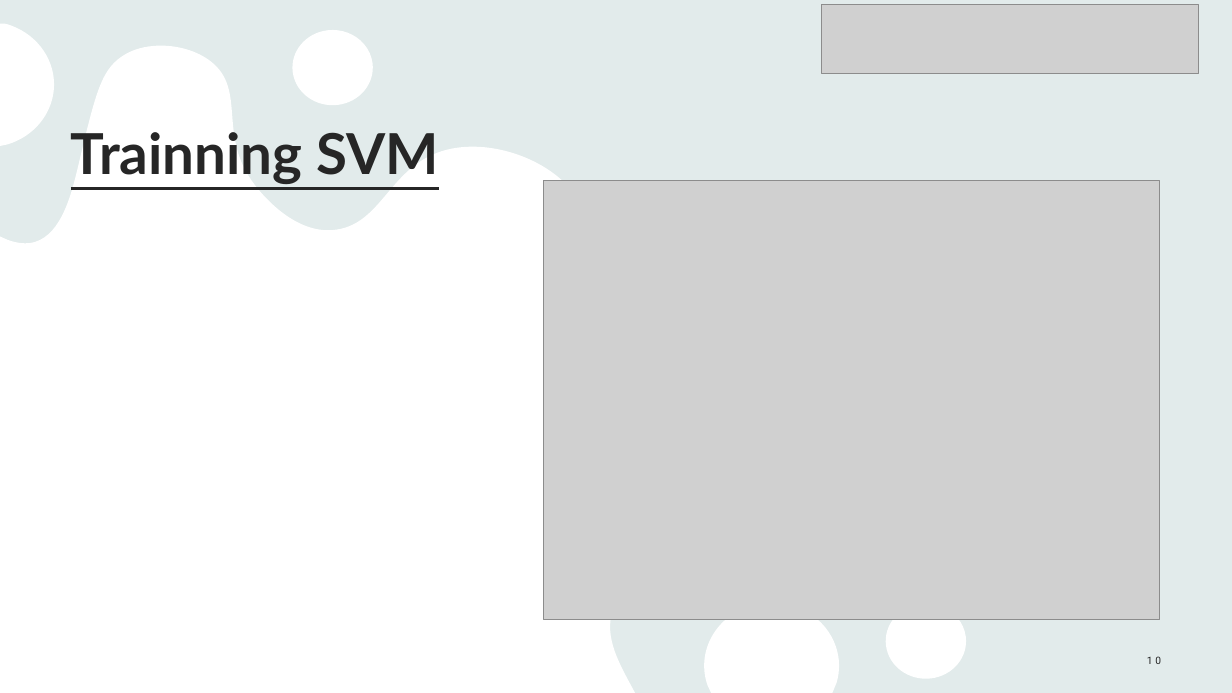
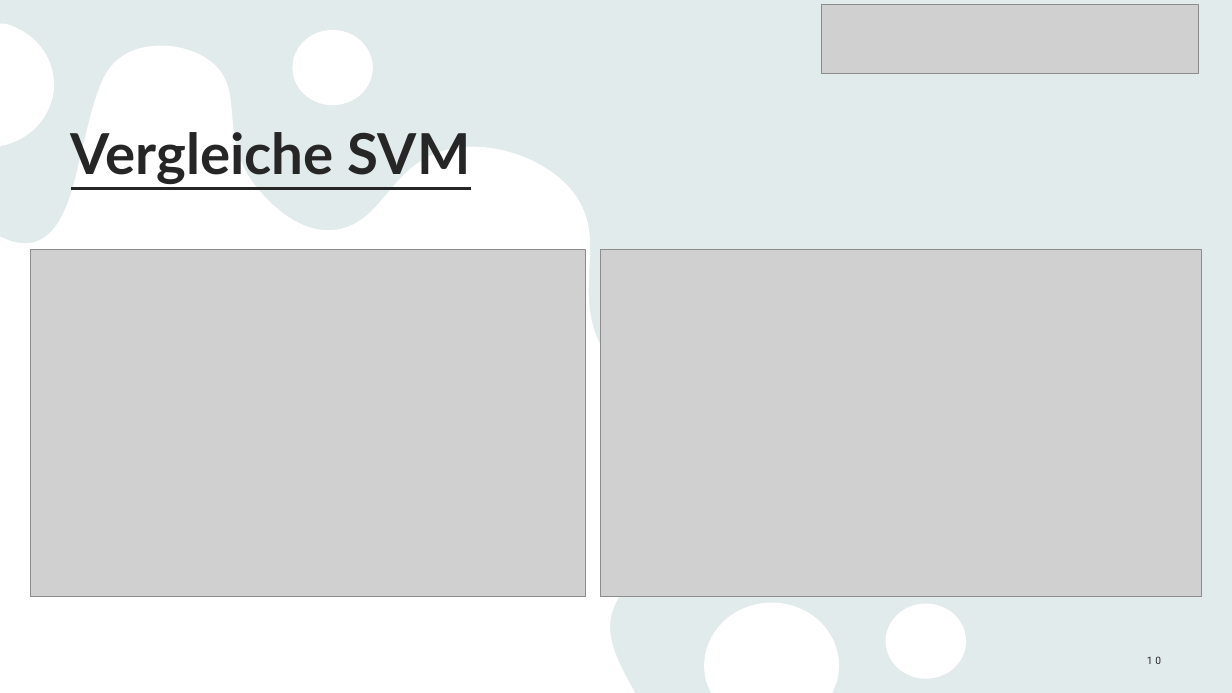
Before and after one commit to Linelle-7/Sprecherkennung-Deep-Learning-, a slide deck: slide 10 of 2025-02-12_Voice_Recognition_FinalPresentation.pptx. Drawn at 1232x693 pixels with LibreOffice and Linux fonts; fonts in the diff are those of the drawing; grey boxes stand for pictures. Boxes give left, top, right and bottom in pixels: in the first picture for what was removed or moved away, otherwise in the second. Text is boxed around its words. In the diff, an @@ line names an element or a change of style, - is before the commit and + after.

```diff
--- a/2025-02-12_Voice_Recognition_FinalPresentation.pptx
+++ b/2025-02-12_Voice_Recognition_FinalPresentation.pptx
@@ title at (x1=71, y1=132, x2=471, y2=184): text changed @@
-Trainning SVM
+Vergleiche SVM
@@ picture added at (x1=31, y1=250, x2=586, y2=596) @@
@@ picture resized from (x1=543, y1=181, x2=1160, y2=620) to (x1=601, y1=250, x2=1202, y2=596) @@
```
Also in this commit, not shown: 3 other slides changed, 3 slides added, 1 slide removed, 7 other files.
